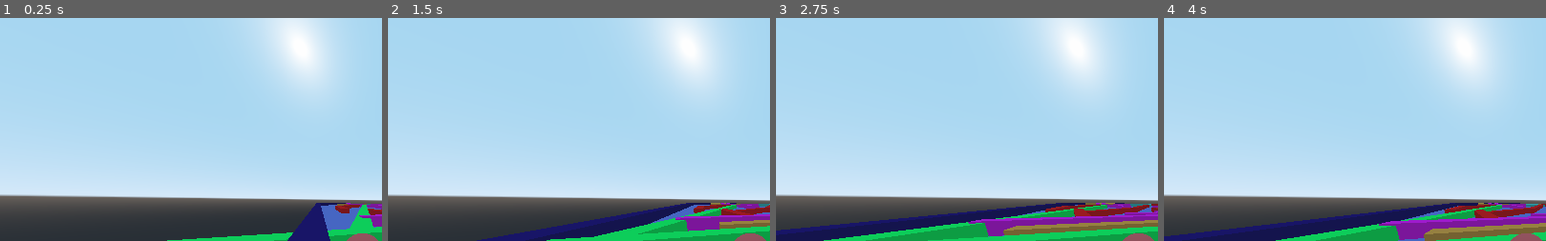
Above: before the commit, frames 1-4 (left to right).
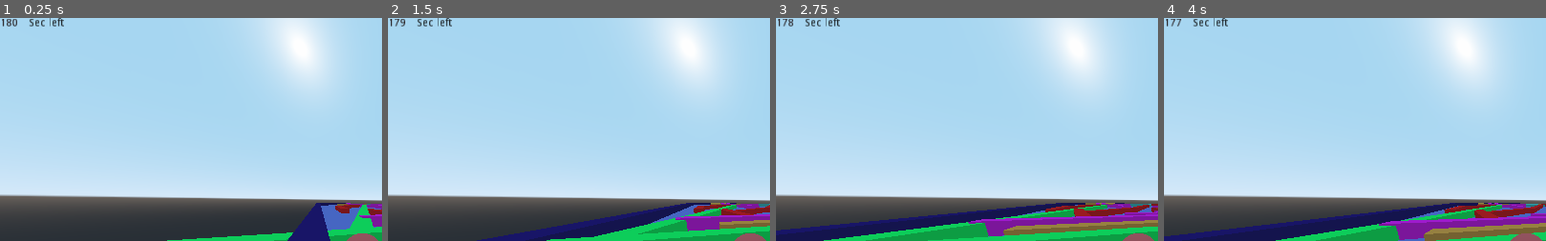
Above: after the commit, the same moments.

Repository: Chinuon/Bhulbhulaiya
Game: Godot game, scene res://Level1.tscn
Same seed, same stepped clock (60 frames per second), same inputs: the game is played once before the commit and once after it. This scene is started directly instead of the project's main scene.
Inputs:
- Up to frame 1 (0.25 s): no input
- Up to frame 2 (1.5 s): tap Enter at 0.5 s; hold Right (ui_right) 0.53-1.28 s; hold Down (ui_down) from 1.28 s (still down)
- Up to frame 3 (2.75 s): tap Space at 2 s; release Down (ui_down) at 2.03 s; hold Right (ui_right) from 2.03 s (still down)
- Up to frame 4 (4 s): release Right (ui_right) at 2.78 s; hold Up (ui_up) 2.78-3.53 s; hold Left (ui_left) from 3.53 s (still down)
The pictures show only the part of the screen within x 0-50%, y 0-50%; the shares and areas given below are measured in that part.

The runs differ from the first frame. In frame 1, 0.3% of the frame differs, in the area x 0-17%, y 0-4%; in frame 2, 0.2%; in frame 3, 0.2%; in frame 4, 0.2%.

Commit message:
version 1

Diff:
--- a/KinematicBody.gd
+++ b/KinematicBody.gd
@@ -3,12 +3,22 @@
 var velocity = Vector3(0,0,0)
 var gravity = -20
 var direction = Vector3()
+var backtimer = 180
+var milisec = 60
 
 func _ready():
-	pass
+	set_physics_process(true)
+	set_process(true)
+
+func _process(delta):
+	var labelnode = get_parent().get_node("KinematicBody/Camera/Label")
+	labelnode.text = str(backtimer)
+	milisec -= 1
+	if milisec == 0:
+		backtimer -= 1
+		milisec = 60
 
 func _physics_process(delta):
-
 	if Input.is_action_pressed("ui_right") and Input.is_action_pressed("ui_left"):
 		velocity.x = 0
 	elif Input.is_action_pressed("ui_right"):
@@ -34,7 +44,5 @@
 		velocity.y += gravity
 	move_and_slide(velocity, Vector3(0, 1, 0))
 
-
 func _on_Timer_timeout():
 	get_tree().change_scene("res://menu.tscn")
-	pass # Replace with function body.
--- a/Level1.tscn
+++ b/Level1.tscn
@@ -95,6 +95,24 @@
 [node name="Camera" type="Camera" parent="KinematicBody"]
 transform = Transform( 0.916707, 0.0968124, -0.387654, 0.0132408, 0.962309, 0.271637, 0.399341, -0.254145, 0.880873, -1.86619, 2.56944, 6.62615 )
 fov = 114.297
+
+[node name="Label" type="Label" parent="KinematicBody/Camera"]
+margin_right = 40.0
+margin_bottom = 14.0
+custom_colors/font_color = Color( 0.0862745, 0.0196078, 0.0196078, 1 )
+__meta__ = {
+"_edit_use_anchors_": false
+}
+
+[node name="Label2" type="Label" parent="KinematicBody/Camera"]
+margin_left = 39.0
+margin_right = 97.0
+margin_bottom = 20.0
+custom_colors/font_color = Color( 0.0156863, 0.0117647, 0.0117647, 1 )
+text = "Sec left"
+__meta__ = {
+"_edit_use_anchors_": false
+}
 
 [node name="walls" type="Node" parent="."]
 
--- a/menu.tscn
+++ b/menu.tscn
@@ -64,14 +64,14 @@
 position = Vector2( 550.026, 143.645 )
 frames = SubResource( 1 )
 animation = "logo"
-frame = 3
+frame = 2
 playing = true
 
 [node name="start" type="AnimatedSprite" parent="."]
 position = Vector2( 537.749, 308.162 )
 frames = SubResource( 2 )
 animation = "start"
-frame = 5
+frame = 4
 playing = true
 
 [node name="start" type="Button" parent="start"]
@@ -87,7 +87,7 @@
 [node name="quit" type="AnimatedSprite" parent="."]
 position = Vector2( 540.205, 401.47 )
 frames = SubResource( 3 )
-frame = 3
+frame = 1
 playing = true
 
 [node name="quit" type="Button" parent="quit"]
--- a/project.godot
+++ b/project.godot
@@ -17,7 +17,7 @@
 
 config/name="Bhulbhulaiya"
 run/main_scene="res://splash.tscn"
-config/icon="res://icon.png"
+config/icon="res://logo/icon.png"
 
 [rendering]
 
Renamed: logo/icon.jpg -> logo/icon.png
Not shown, added: logo/icon.png.import
